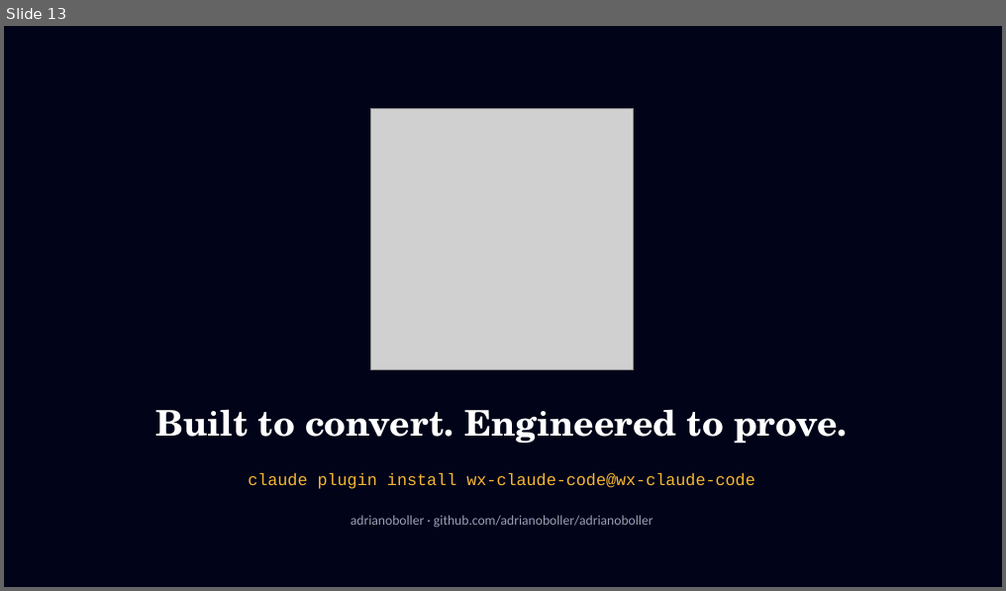
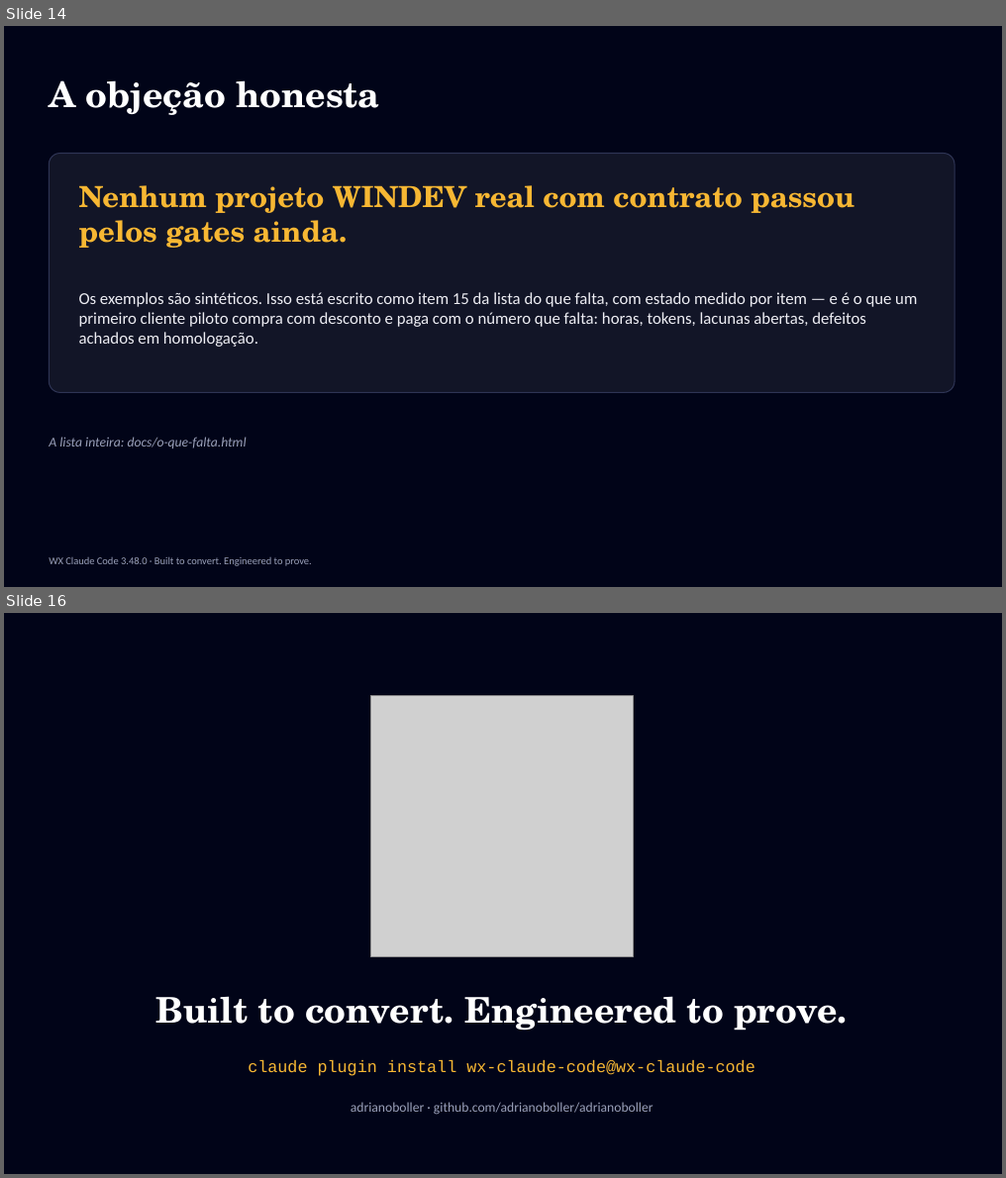
Before and after one commit to adrianoboller/adrianoboller, a slide deck: wx-claude-code/docs/apresentacao-wx-claude-code.pptx. Shown one above the other, each under a label of ours: slide 13 before the commit, slides 14 and 16 after it; the slides between them are not shown. The pictures are 1006x591 and 1006x1178 pixels, drawn with LibreOffice and Linux fonts; fonts in the diff are those of the drawing; grey boxes stand for pictures. Boxes give left, top, right and bottom in pixels: in the first picture for what was removed or moved away, otherwise in the second. Text is boxed around its words. In the diff, an @@ line names an element or a change of style, - is before the commit and + after.

```diff
--- a/wx-claude-code/docs/apresentacao-wx-claude-code.pptx
+++ b/wx-claude-code/docs/apresentacao-wx-claude-code.pptx
@@ slide 14 added at [4, 26, 1002, 587], background #010418 @@
@@ text added at [49, 80, 379, 115], 34 pt, text #FFFFFF, bold @@
+A objeção honesta
@@ rounded rectangle added at [49, 154, 954, 393], fill #121527, outline #2E3454 1 pt @@
@@ text added at [79, 185, 854, 248], 28 pt, text #F7B733, bold @@
+Nenhum projeto WINDEV real com contrato passou pelos gates ainda.
@@ text added at [79, 292, 917, 347], 16 pt, text #EDEDF3 @@
+Os exemplos são sintéticos. Isso está escrito como item 15 da lista do que falta, com estado medido por item — e é o que um primeiro cliente piloto compra com desconto e paga com o número que falta: horas, tokens, lacunas abertas, defeitos achados em homologação.
@@ text added at [49, 437, 247, 449], 13 pt, text #9AA0B8, italic @@
+A lista inteira: docs/o-que-falta.html
@@ text added at [49, 558, 312, 567], 10 pt, text #9AA0B8 @@
+WX Claude Code 3.48.0 · Built to convert. Engineered to prove.
@@ what was slide 13 is now slide 16 @@
```
Also in this commit, not shown: 12 slides changed, 2 other slides added, 1 other file.
